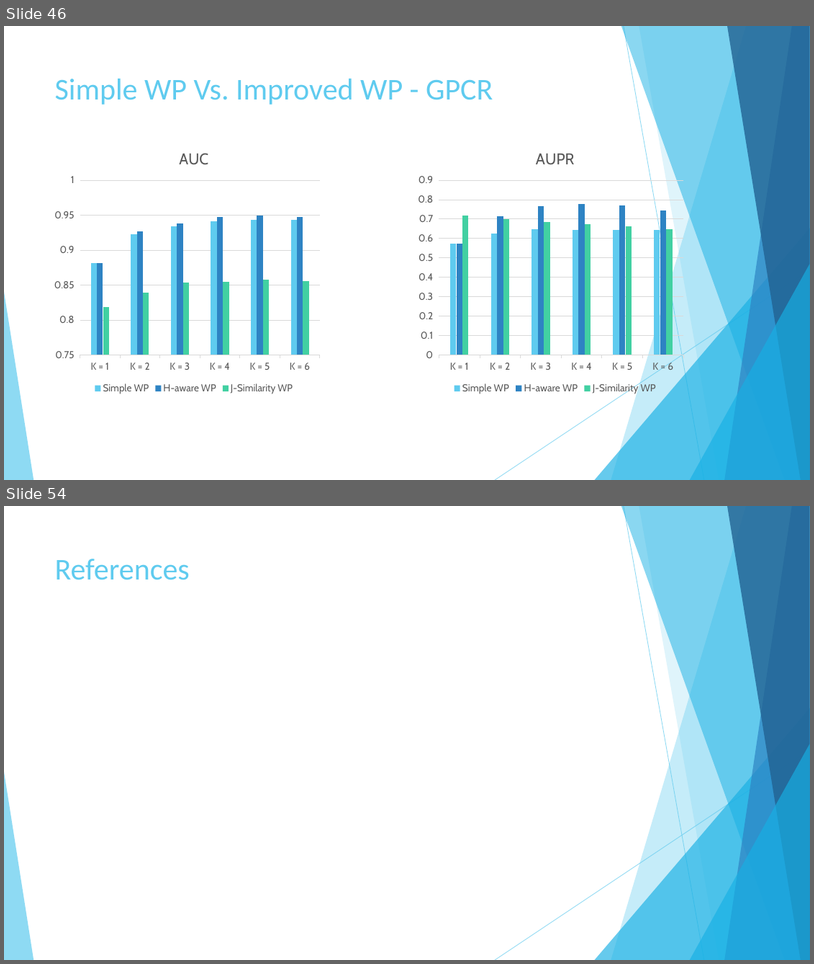
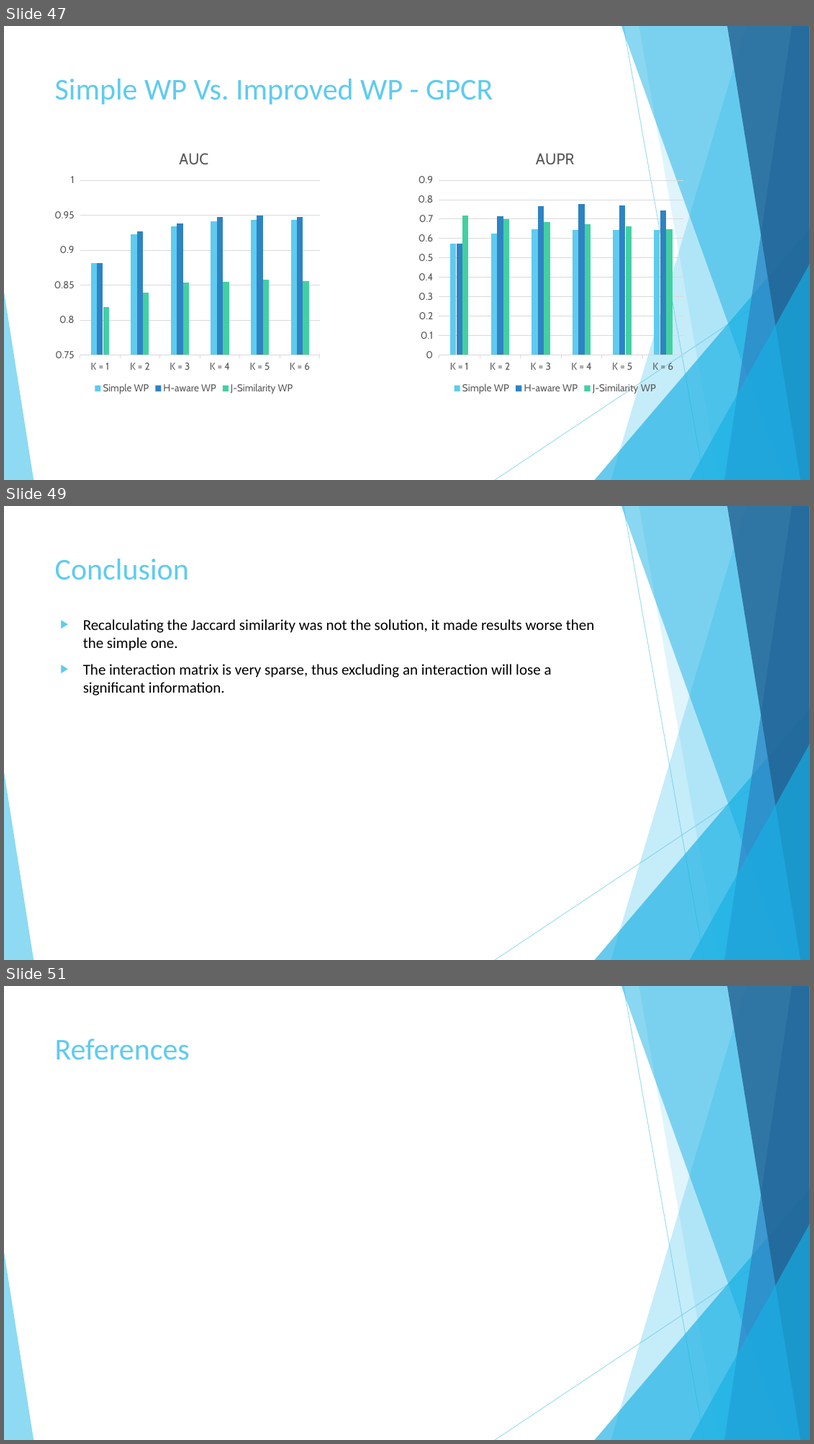
Before and after one commit to AbdullahAlZoabi/Drug-Target-Interaction-Prediction, a slide deck: Drug-Target Interaction Prediction.pptx. Shown one above the other, each under a label of ours: slides 46 and 54 before the commit, slides 47, 49 and 51 after it; the slides between them are not shown. The pictures are 814x964 and 814x1444 pixels, drawn with LibreOffice and Linux fonts; fonts in the diff are those of the drawing. Boxes give left, top, right and bottom in pixels: in the first picture for what was removed or moved away, otherwise in the second. Text is boxed around its words. In the diff, an @@ line names an element or a change of style, - is before the commit and + after.

```diff
--- a/Drug-Target Interaction Prediction.pptx
+++ b/Drug-Target Interaction Prediction.pptx
@@ slide 49 added at box(4, 506, 810, 960), background #FFFFFF; not listed: 10 template elements that a slide beside it also shows @@
@@ title added at box(55, 559, 189, 580), 36 pt, text #5FCBEF @@
+Conclusion
@@ text added at box(83, 619, 595, 695), 18 pt, text #000000 @@
+▶ Recalculating the Jaccard similarity was not the solution, it made results worse then the simple one.
+▶ The interaction matrix is very sparse, thus excluding an interaction will lose a significant information.
@@ what was slide 46 is now slide 47 @@
@@ what was slide 54 is now slide 51 @@
```
Also in this commit, not shown: 7 slides changed, 3 other slides added, 2 slides removed.
